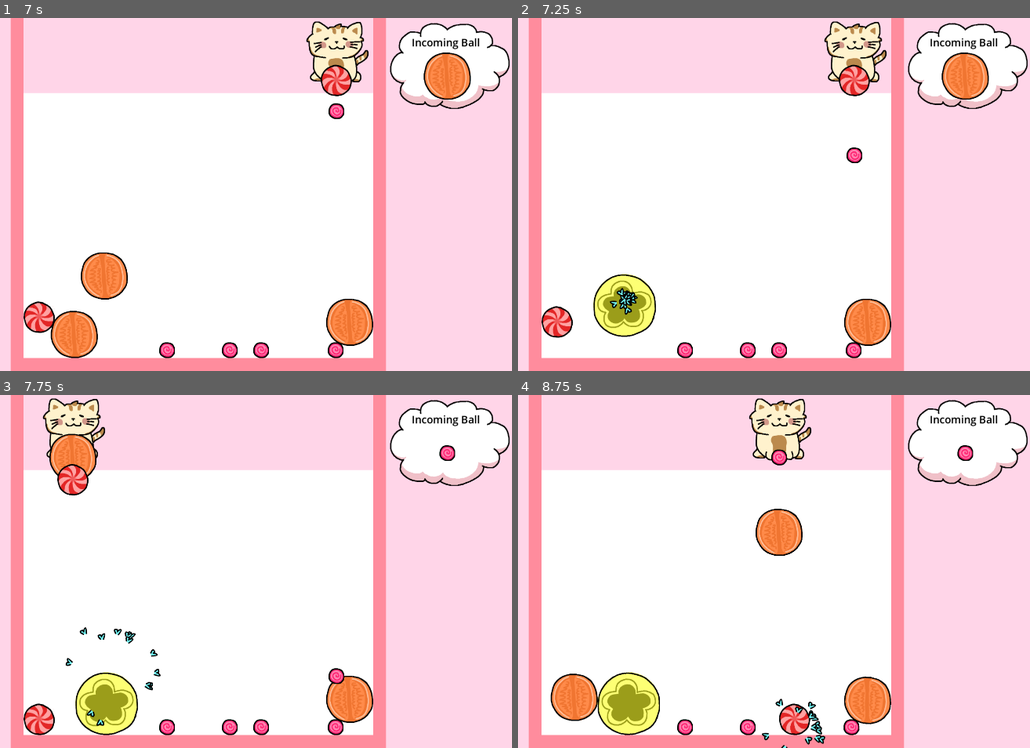
Above: before the commit, frames 1-4 (two rows, left to right).
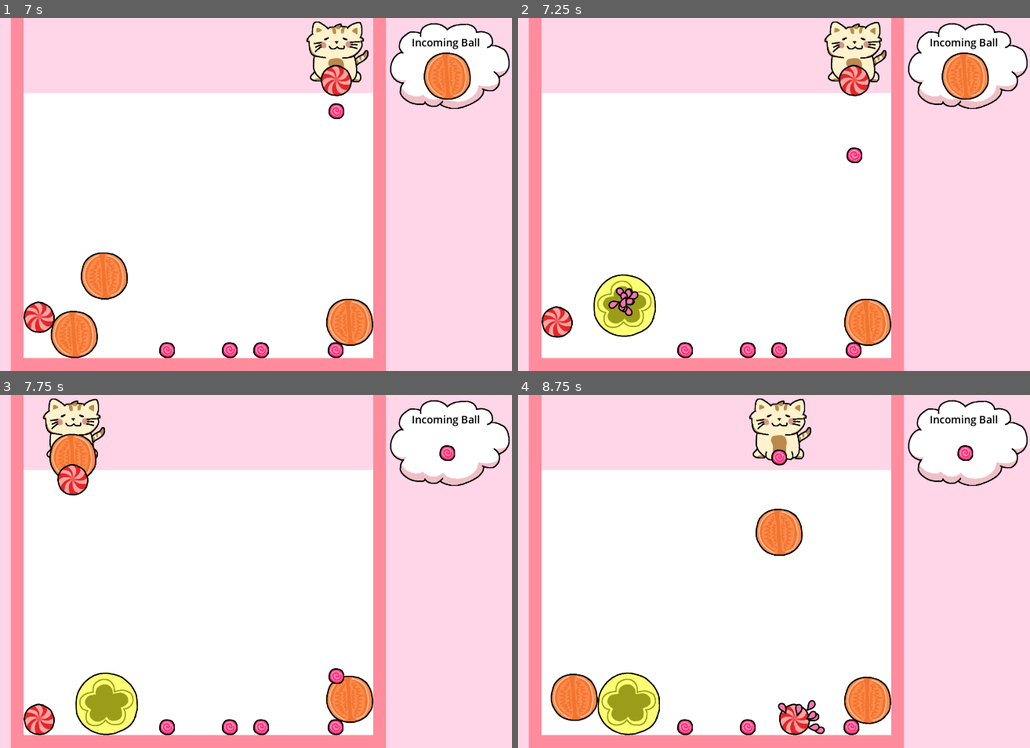
Above: after the commit, the same moments.

Repository: jadicodes/candy-drop
Game: Godot game, scene res://world/world.tscn
Two runs of this game, one before a commit and one after it. Both use one fixed random seed, a clock stepped at 60 frames per second and the inputs below.
Inputs (mouse positions are in pixels of both pictures, inside the frame that each line leads up to):
- Up to frame 1 (7 s): tap Enter at 0.5 s; move the mouse to (337, 176) at 0.52 s; press the mouse at (337, 176) at 0.53 s; move the mouse to (71, 212) at 1.27 s; release the mouse at (71, 212) at 1.28 s; click (71, 212) at 1.35 s; move the mouse to (261, 116) at 2.02 s; press the mouse at (261, 116) at 2.03 s; move the mouse to (168, 265) at 2.77 s; release the mouse at (168, 265) at 2.78 s; click (168, 265) at 2.85 s; move the mouse to (384, 247) at 3.52 s; press the mouse at (384, 247) at 3.53 s; move the mouse to (10, 141) at 4.27 s; release the mouse at (10, 141) at 4.28 s; click (10, 141) at 4.35 s; move the mouse to (230, 194) at 5.02 s; press the mouse at (230, 194) at 5.03 s; move the mouse to (102, 106) at 5.77 s; release the mouse at (102, 106) at 5.78 s; click (102, 106) at 5.85 s; move the mouse to (337, 176) at 6.52 s; press the mouse at (337, 176) at 6.53 s
- Up to frame 2 (7.25 s): no input
- Up to frame 3 (7.75 s): move the mouse to (71, 589) at 7.27 s; release the mouse at (71, 589) at 7.28 s; click (71, 589) at 7.35 s
- Up to frame 4 (8.75 s): move the mouse to (779, 493) at 8.02 s; press the mouse at (779, 493) at 8.03 s

Frame 1 is identical in both runs. In frame 2, 0.2% of the frame differs, in the area x 17-24%, y 76-85%; in frame 3, 0.3%; in frame 4, 0.3%, in the area x 47-61%, y 86-100%.

Commit message:
Add light blue ball

Diff:
--- a/project/ball/ball.gd
+++ b/project/ball/ball.gd
@@ -8,13 +8,15 @@
 const ORANGE = preload("res://ball/orange_ball.png")
 const YELLOW = preload("res://ball/yellow_ball.png")
 const GREEN = preload("res://ball/green_ball.png")
+const LIGHT_BLUE = preload("res://ball/light_blue_ball.png")
 
 enum colors {
 	PINK,
 	RED,
 	ORANGE,
 	YELLOW,
-	GREEN
+	GREEN,
+	LIGHT_BLUE
 }
 
 var _colliding_array := []
@@ -31,6 +33,8 @@
 			_set_ball_properties(YELLOW, 96, 8)
 		if state == colors.GREEN:
 			_set_ball_properties(GREEN, 120, 7)
+		if state == colors.LIGHT_BLUE:
+			_set_ball_properties(LIGHT_BLUE, 144, 6)
 		_ball_color = state
 
 
@@ -66,6 +70,7 @@
 func _on_collision_detector_body_exited(body) -> void:
 	if body is Ball:
 		_colliding_array.erase(body)
+		search()
 
 
 func return_color() -> int:
--- a/project/cat/cat.gd
+++ b/project/cat/cat.gd
@@ -3,7 +3,6 @@
 const PINK = preload("res://ball/pink_ball.png")
 const RED = preload("res://ball/red_ball.png")
 const ORANGE = preload("res://ball/orange_ball.png")
-const YELLOW = preload("res://ball/yellow_ball.png")
 
 var ball_queue: Array
 
--- a/project/world/ball_selector.gd
+++ b/project/world/ball_selector.gd
@@ -1,7 +1,7 @@
 extends Node
 
 var throwable_balls = [0, 1, 2]
-var all_balls = [0, 1, 2, 3, 4]
+var all_balls = [0, 1, 2, 3, 4, 5]
 var ball_queue = []
 
 
--- a/project/world/incoming_ball_display.gd
+++ b/project/world/incoming_ball_display.gd
@@ -5,6 +5,7 @@
 const ORANGE_BALL = preload("res://ball/orange_ball.png")
 const YELLOW_BALL = preload("res://ball/yellow_ball.png")
 const GREEN_BALL = preload("res://ball/green_ball.png")
+const LIGHT_BLUE_BALL = preload("res://ball/light_blue_ball.png")
 
 var ball_queue: Array
 
@@ -24,3 +25,5 @@
 		$Sprite.texture = YELLOW_BALL
 	if ball_queue[1] == 4:
 		$Sprite.texture = GREEN_BALL
+	if ball_queue[1] == 5:
+		$Sprite.texture = LIGHT_BLUE_BALL
--- a/project/world/particles.tscn
+++ b/project/world/particles.tscn
@@ -4,18 +4,19 @@
 
 [node name="Particles" type="CPUParticles2D"]
 emitting = false
-amount = 15
+amount = 12
 lifetime = 2.0
 one_shot = true
 speed_scale = 3.0
 explosiveness = 0.75
+lifetime_randomness = 0.75
 texture = ExtResource("1_qpkxo")
 particle_flag_align_y = true
 direction = Vector2(0, 0)
 spread = 180.0
 gravity = Vector2(0, 0)
-initial_velocity_min = 2.35
-initial_velocity_max = 2.35
+initial_velocity_min = 10.0
+initial_velocity_max = 10.0
 radial_accel_min = 28.28
 radial_accel_max = 28.28
-color = Color(0.462745, 1, 1, 1)
+color = Color(0.960784, 0.458824, 0.67451, 1)
Binary file added: project/ball/light_blue_ball.png
Not shown, added: project/ball/light_blue_ball.png.import
Not shown, added: project/world/Illustration2.png.import
Binary file changed: project/world/particle.png
